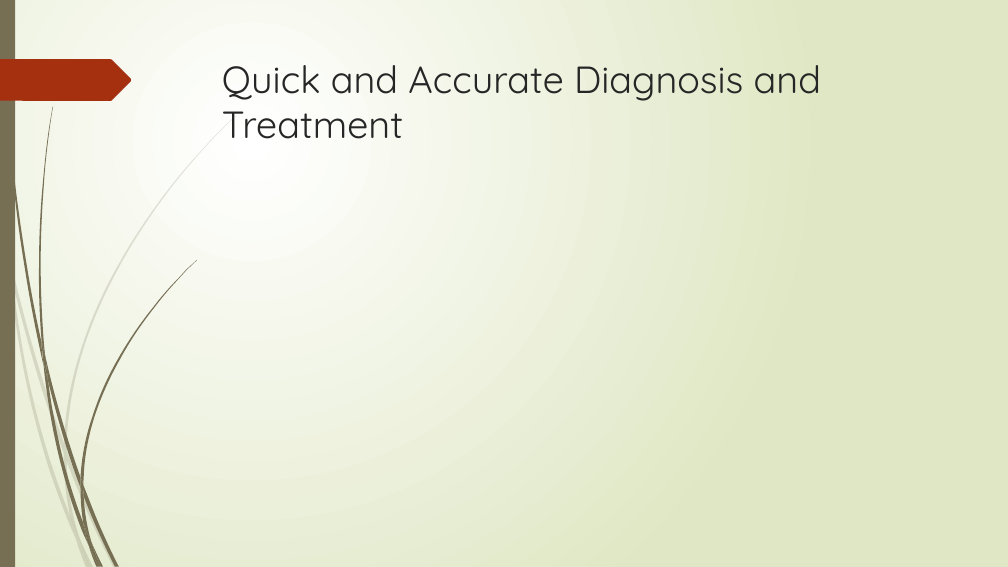
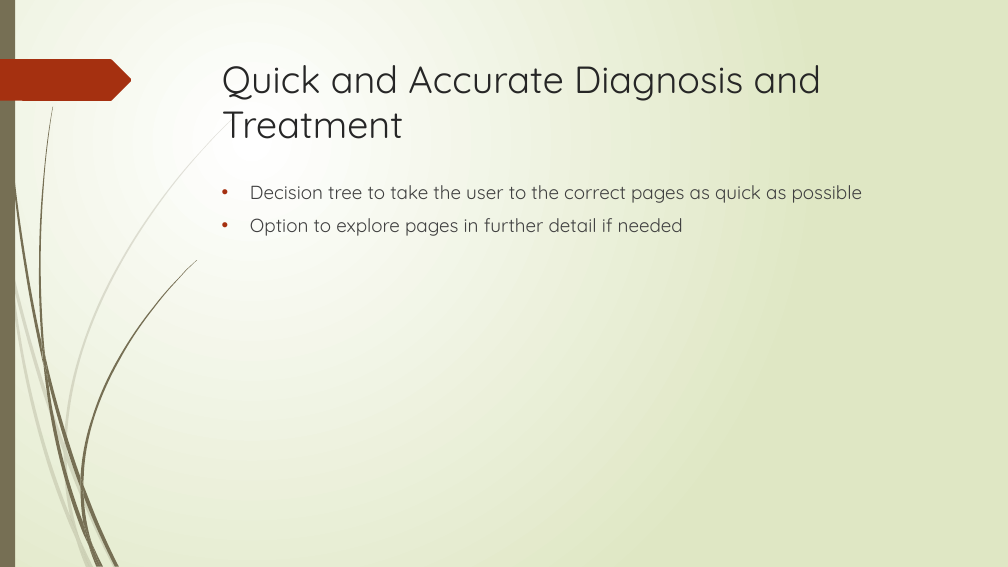
Before and after one commit to bournemouth17/team-5, a slide deck: slide 4 of RNLI.pptx. Drawn at 1008x567 pixels with LibreOffice and Linux fonts; fonts in the diff are those of the drawing. Boxes give left, top, right and bottom in pixels: in the first picture for what was removed or moved away, otherwise in the second. Text is boxed around its words. In the diff, an @@ line names an element or a change of style, - is before the commit and + after.

```diff
--- a/RNLI.pptx
+++ b/RNLI.pptx
@@ text added at (250, 185, 862, 236), 18 pt, text #404040 @@
+• Decision tree to take the user to the correct pages as quick as possible
+• Option to explore pages in further detail if needed
```
Also in this commit, not shown: 5 other slides changed.
